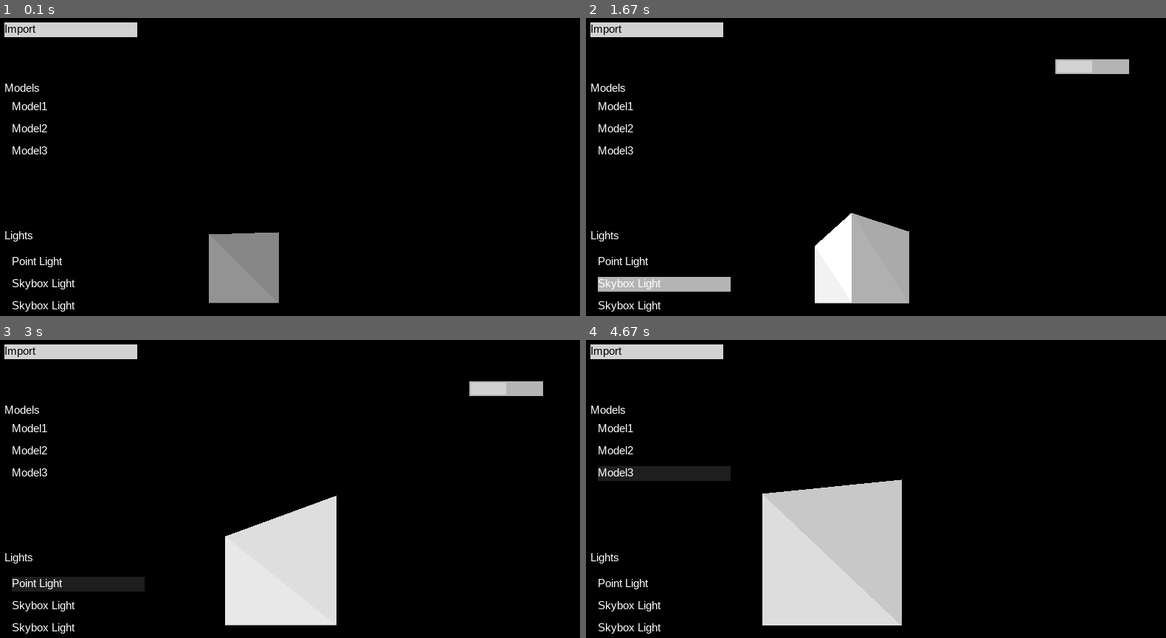
Above: before the commit, frames 1-4 (two rows, left to right).
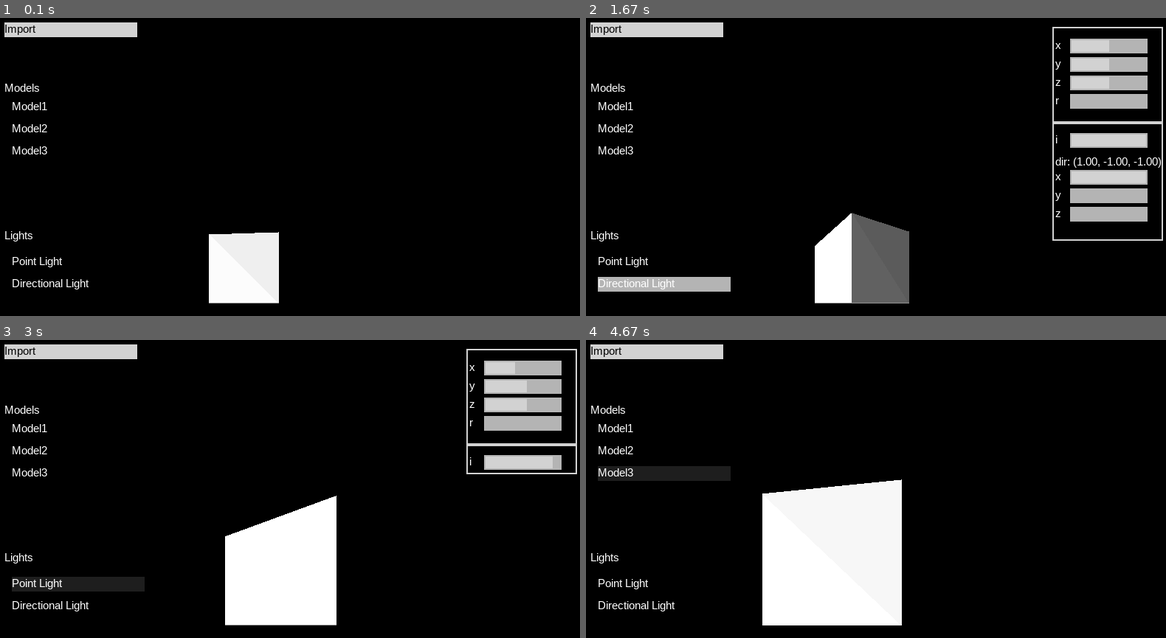
Above: after the commit, the same moments.

Repository: MichalTraczyk/pygame-3d-renderer
Game: pygame game, started from src/main.py
Same seed, same stepped clock (60 frames per second), same inputs: the game is played once before the commit and once after it.
Inputs (mouse positions are in pixels of both pictures, inside the frame that each line leads up to):
- Up to frame 1 (0.1 s): no input
- Up to frame 2 (1.67 s): click "Model1" at 0.38 s; click (outside the picture) at 0.72 s; click "Import" at 1.05 s; click (661, 286) at 1.38 s
- Up to frame 3 (3 s): click "Model2" at 1.72 s; click (203, 503) at 2.05 s; click "Point Light" at 2.38 s; click (outside the picture) at 2.72 s
- Up to frame 4 (4.67 s): click (690, 426) at 3.05 s; click (outside the picture) at 3.38 s; click "Model3" at 3.72 s; click (outside the picture) at 4.05 s

The runs differ from the first frame. In frame 1, 3.2% of the frame differs, in the area x 2-49%, y 71-99%; in frame 2, 9.2%; in frame 3, 8.4%; in frame 4, 12%, in the area x 2-55%, y 46-99%.

Commit message:
Finish light editor

Diff:
--- a/src/Screen.py
+++ b/src/Screen.py
@@ -34,9 +34,9 @@
         LightManager.add_change_listener(canvas.hierarchy.lights_changed)
 
         LightManager.register_light(PointLight(Vector3(-1, 0.5, 0.5), 0.9))
-        LightManager.register_light(SkyboxLight(Vector3(0, 0, 0), 0.1))
-        LightManager.register_light(SkyboxLight(Vector3(0, 0, 0), 0.1))
-        #LightManager.register_light(DirectionalLight(Vector3(0,0,0),Vector3(1,-1,-1), 1))
+        #LightManager.register_light(SkyboxLight(Vector3(0, 0, 0), 0.1))
+        #LightManager.register_light(SkyboxLight(Vector3(0, 0, 0), 0.1))
+        LightManager.register_light(DirectionalLight(Vector3(0,0,0),Vector3(1,-1,-1), 1))
         EventSystem.AddOnQuitListener(self.onQuit)
         while self.running:
             self.t = pygame.time.get_ticks()
--- a/src/UI/Editors/DirectionalLightEditor.py
+++ b/src/UI/Editors/DirectionalLightEditor.py
@@ -1,6 +1,70 @@
+from pygame import Vector2, Vector3
+
 from src.UI.Editors.LightEditor import LightEditor
+from src.UI.Editors.TransformEditor import TransformEditor
+from src.UI.UIElements.Label import Label
+from src.UI.UIElements.Slider import Slider
 
 
 class DirectionalLightEditor(LightEditor):
     def __init__(self,position,target_light):
         super().__init__(position,target_light)
+        ui_pos = Vector2(position[0],position[1] + super().get_height())
+        t_pos = target_light.get_position()
+        self.direction_label = Label((20, 20), (ui_pos.x, ui_pos.y), "dir: ")
+        ui_pos.y += 20
+        xLabel = Label((20, 20), (ui_pos.x, ui_pos.y), "x")
+        min = -1
+        max = 1
+        ui_pos.x += 20
+        self.xSlider = Slider((self.default_slider_size, 20), (ui_pos.x, ui_pos.y), min=min, max=max)
+        self.xSlider.current_value = t_pos.x
+        ui_pos.x -= 20
+        ui_pos.y += 25
+
+        yLabel = Label((20, 20), (ui_pos.x, ui_pos.y), "y")
+        ui_pos.x += 20
+        self.ySlider = Slider((self.default_slider_size, 20), (ui_pos.x, ui_pos.y), min=min, max=max)
+        self.ySlider.current_value = t_pos.y
+        ui_pos.x -= 20
+        ui_pos.y += 25
+
+        zLabel = Label((20, 20), (ui_pos.x, ui_pos.y), "z")
+        ui_pos.x += 20
+        self.zSlider = Slider((self.default_slider_size, 20), (ui_pos.x, ui_pos.y), min=min, max=max)
+        self.zSlider.current_value = t_pos.z
+        ui_pos.x -= 20
+        ui_pos.y += 25
+        self.xSlider.add_value_changed_listener(self.refresh_direction)
+        self.ySlider.add_value_changed_listener(self.refresh_direction)
+        self.zSlider.add_value_changed_listener(self.refresh_direction)
+
+
+        self.to_kill.append(xLabel)
+        self.to_kill.append(self.xSlider)
+        self.to_kill.append(yLabel)
+        self.to_kill.append(self.ySlider)
+        self.to_kill.append(zLabel)
+        self.to_kill.append(self.zSlider)
+        self.to_kill.append(self.direction_label)
+        self.update(0)
+        self.refresh_direction(0)
+
+    def refresh_direction(self, val):
+        xf = self.xSlider.current_value
+        yf = self.ySlider.current_value
+        zf = self.zSlider.current_value
+        x = "{:.2f}".format(xf)
+        y = "{:.2f}".format(yf)
+        z = "{:.2f}".format(zf)
+        self.direction_label.change_text(f"dir: ({x}, {y}, {z})")
+        self.target.direction = Vector3(xf,yf,zf)
+
+    def update(self, deltaTime):
+        dir = self.target.direction
+        self.xSlider.current_value = dir.x
+        self.ySlider.current_value = dir.y
+        self.zSlider.current_value = dir.z
+
+    def get_height(self):
+        return 160
--- a/src/UI/Editors/Editor.py
+++ b/src/UI/Editors/Editor.py
@@ -1,11 +1,26 @@
+import pygame.draw
+from pygame import Rect
+
 from src.Systems.Drawable import Drawable
 from src.Systems.Updatable import Updatable
 
 
-class Editor(Updatable,Drawable):
-    def __init__(self,position):
+class Editor(Updatable, Drawable):
+    def __init__(self, position, target):
         super().__init__()
+        self.target = target
+        self.position = position
+        self.rect = Rect((position[0] - 4,position[1] - 4), (150, self.get_height()))
+        self.to_kill = []
+        self.default_slider_size = 105
+
     def get_height(self):
         return 70
+
+    def draw(self, screen, camera):
+        pygame.draw.rect(screen, (210, 210, 210), self.rect, 2)
+
     def kill(self):
+        for i in self.to_kill:
+            i.kill()
         super().kill()
--- a/src/UI/Editors/LightEditor.py
+++ b/src/UI/Editors/LightEditor.py
@@ -1,18 +1,23 @@
+from pygame import Vector2
+
 from src.UI.Editors.Editor import Editor
+from src.UI.UIElements.Label import Label
 from src.UI.UIElements.Slider import Slider
 
 
 class LightEditor(Editor):
-    def __init__(self,position, target_light):
-        super().__init__(position)
-        self.intensity_slider = Slider((100,20),position)
-        self.target_light = target_light
+    def __init__(self, position, target_light):
+        super().__init__(position, target_light)
+        start = Vector2(position)
+        start.y += 10
+        self.label = Label((20, 20), (start.x, start.y), "i", color=(255, 255, 255))
+        start.x += 20
+        self.intensity_slider = Slider((self.default_slider_size, 20), (start.x, start.y))
+        self.intensity_slider.current_value = target_light.intensity
+        self.to_kill.append(self.intensity_slider)
+        self.to_kill.append(self.label)
+    def intensity_changed(self, val):
+        self.target.intensity = val
 
-    def update(self, deltaTime):
-        self.target_light.intensity = self.intensity_slider.current_value
-
-    def draw(self, screen, camera):
-        super().draw(screen, camera)
-    def kill(self):
-        self.intensity_slider.kill()
-        super().kill()
+    def get_height(self):
+        return 40
--- a/src/UI/Editors/PointLightEditor.py
+++ /dev/null
@@ -1,6 +0,0 @@
-from src.UI.Editors.LightEditor import LightEditor
-
-
-class PointLightEditor(LightEditor):
-    def __init__(self,position,target_light):
-        super().__init__(position,target_light)
--- a/src/UI/Editors/TransformEditor.py
+++ b/src/UI/Editors/TransformEditor.py
@@ -1,6 +1,79 @@
+from pygame import Vector2, Vector3
+
+from src.Math.Transform import Transform
 from src.UI.Editors.Editor import Editor
+from src.UI.UIElements.Label import Label
+from src.UI.UIElements.Slider import Slider
 
 
 class TransformEditor(Editor):
-    def __init__(self,position,target):
-        super().__init__(position)
+    def __init__(self, position, target: Transform):
+        super().__init__(position, target)
+        min_position = -5
+        max_position = 5
+        ui_pos = Vector2(position)
+        ui_pos.y += 12
+        t_pos = target.get_position()
+        xLabel = Label((20, 20), (ui_pos.x, ui_pos.y), "x")
+        ui_pos.x += 20
+        self.xSlider = Slider((self.default_slider_size, 20), (ui_pos.x, ui_pos.y), min=min_position, max=max_position)
+        self.xSlider.current_value = t_pos.x
+        ui_pos.x -= 20
+        ui_pos.y += 25
+
+        yLabel = Label((20, 20), (ui_pos.x, ui_pos.y), "y")
+        ui_pos.x += 20
+        self.ySlider = Slider((self.default_slider_size, 20), (ui_pos.x, ui_pos.y), min=min_position, max=max_position)
+        self.ySlider.current_value = t_pos.y
+        ui_pos.x -= 20
+        ui_pos.y += 25
+
+        zLabel = Label((20, 20), (ui_pos.x, ui_pos.y), "z")
+        ui_pos.x += 20
+        self.zSlider = Slider((self.default_slider_size, 20), (ui_pos.x, ui_pos.y), min=min_position, max=max_position)
+        self.zSlider.current_value = t_pos.z
+        ui_pos.x -= 20
+        ui_pos.y += 25
+
+        rotLabel = Label((20, 20), (ui_pos.x, ui_pos.y), "r")
+        ui_pos.x += 20
+        self.rotSlider = Slider((self.default_slider_size, 20), (ui_pos.x, ui_pos.y), min=0, max=360)
+        self.rotSlider.current_value = target.get_rotation()
+
+        self.xSlider.add_value_changed_listener(self.slider_changed)
+        self.ySlider.add_value_changed_listener(self.slider_changed)
+        self.zSlider.add_value_changed_listener(self.slider_changed)
+        self.rotSlider.add_value_changed_listener(self.slider_changed)
+
+        self.to_kill.append(xLabel)
+        self.to_kill.append(self.xSlider)
+        self.to_kill.append(yLabel)
+        self.to_kill.append(self.ySlider)
+        self.to_kill.append(zLabel)
+        self.to_kill.append(self.zSlider)
+        self.to_kill.append(rotLabel)
+        self.to_kill.append(self.rotSlider)
+
+    def slider_changed(self, v):
+        self.target.set_position(Vector3(
+            self.xSlider.current_value,
+            self.ySlider.current_value,
+            self.zSlider.current_value
+        ))
+        self.target.set_rotation(self.rotSlider.current_value)
+
+    def update(self, deltaTime):
+        p = self.target.get_position()
+        self.xSlider.current_value = p.x
+        self.ySlider.current_value = p.y
+        self.zSlider.current_value = p.z
+        self.rotSlider.current_value = self.target.get_rotation()
+
+    def get_height(self):
+        return 130
+
+    def kill(self):
+        for i in self.to_kill:
+            i.kill()
+        self.to_kill.clear()
+        super().kill()
--- a/src/UI/Screens/MainCanvas.py
+++ b/src/UI/Screens/MainCanvas.py
@@ -4,6 +4,7 @@
 from src.Systems.Updatable import Updatable
 from src.UI.Screens.HierarchyScreen import HierarchyScreen
 from src.UI.Screens.SettingsScreen import SettingsScreen
+from src.UI.UIElements.Slider import Slider
 
 
 class MainCanvas(Updatable, Drawable):
--- a/src/UI/Screens/SettingsScreen.py
+++ b/src/UI/Screens/SettingsScreen.py
@@ -7,7 +7,6 @@
 from src.Systems.Updatable import Updatable
 from src.UI.Editors.DirectionalLightEditor import DirectionalLightEditor
 from src.UI.Editors.LightEditor import LightEditor
-from src.UI.Editors.PointLightEditor import PointLightEditor
 from src.UI.Editors.TransformEditor import TransformEditor
 from src.UI.UIElements.Slider import Slider
 
@@ -30,17 +29,14 @@
             e.kill()
         self.editors.clear()
         curr = Vector2(self.position)
+        curr.y += 30
         if isinstance(object_to_edit, Transform):
             e = TransformEditor((curr.x, curr.y), object_to_edit)
             self.editors.append(e)
             curr.y += e.get_height()
 
-        if isinstance(object_to_edit, SkyboxLight):
+        if isinstance(object_to_edit, SkyboxLight) or isinstance(object_to_edit, PointLight):
             e = LightEditor((curr.x, curr.y), object_to_edit)
-            self.editors.append(e)
-            curr.y += e.get_height()
-        elif isinstance(object_to_edit, PointLight):
-            e = PointLightEditor((curr.x, curr.y), object_to_edit)
             self.editors.append(e)
             curr.y += e.get_height()
         elif isinstance(object_to_edit, DirectionalLight):
--- a/src/UI/UIElements/Label.py
+++ b/src/UI/UIElements/Label.py
@@ -6,15 +6,18 @@
 class Label(Drawable):
     def __init__(self, size, position, text, color=(255, 255, 255), font_size= 15):
         super().__init__()
-        self.text = text
         self.color = Color(color)
         self.position = position
         self.size = size
         self.font = font.SysFont("Arial", font_size)
-        self.textSurface = self.font.render(self.text, True, color)
+        self.color = color
+        self.change_text(text)
+
 
     def draw(self, screen, camera):
         screen.blit(self.textSurface, self.position)
-
+    def change_text(self, text):
+        self.text = text
+        self.textSurface = self.font.render(self.text, True, self.color)
     def set_position(self, pos):
         self.position = pos
--- a/src/UI/UIElements/Slider.py
+++ b/src/UI/UIElements/Slider.py
@@ -16,20 +16,33 @@
         p = (position[0] + self.outline, position[1] + self.outline)
         s = (size[0] - self.outline * 2, size[1] - self.outline * 2)
         self.inrect = Rect(p, s)
+        self.listeners = []
+        self.previous_value = self.current_value
 
     def update(self, deltaTime):
         super().update(deltaTime)
         if self.is_pressed:
             mouse_pos = pygame.mouse.get_pos()
             mouse_pos = self.get_normalized_mouse_position(mouse_pos)
-            self.current_value = mouse_pos.x
+            max_range_normalized = self.max - self.min
+            val = mouse_pos.x * max_range_normalized
+            self.current_value = val + self.min
+            if abs(self.current_value - self.previous_value) > 0.01:
+                for listener in self.listeners:
+                    listener(self.current_value)
+        self.previous_value = self.current_value
+
 
     def draw(self, screen, camera):
-        current_fill = (self.current_value - self.min) / self.max
+        max_range_normalized = self.max - self.min
+        current_fill = (self.current_value - self.min) / max_range_normalized
+
         self.inrect.size = (current_fill*(self.size[0] - self.outline * 2),self.size[1] - self.outline * 2)
         draw.rect(screen, (180, 180, 180), self.outrect)
         draw.rect(screen, (210, 210, 210), self.inrect)
 
+    def add_value_changed_listener(self, listener):
+        self.listeners.append(listener)
     def on_pointer_down(self):
         self.is_pressed = True
 
